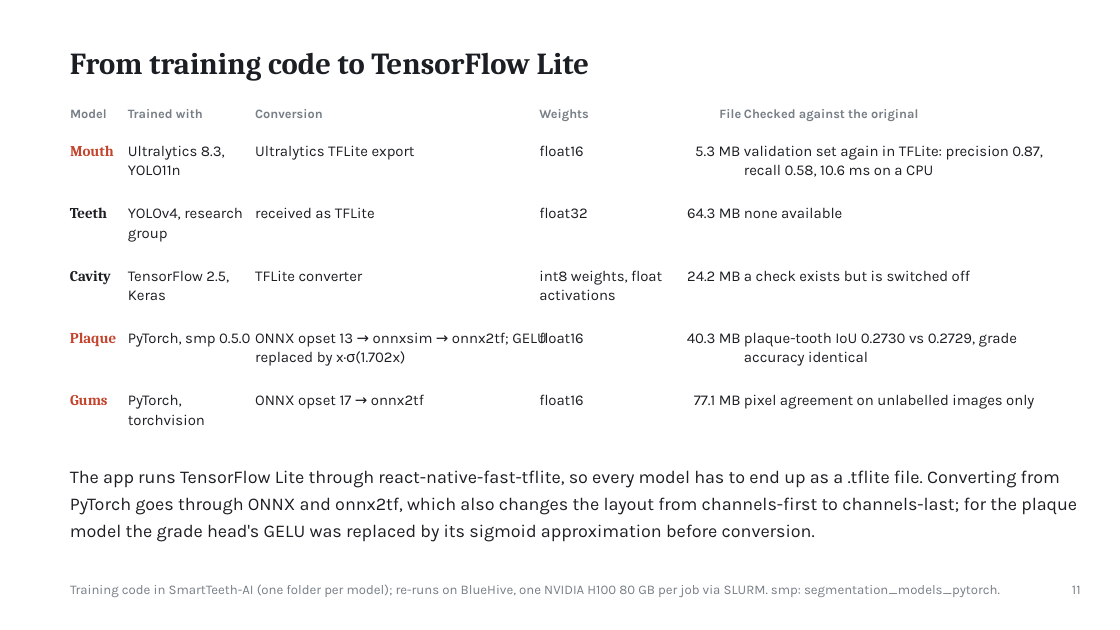
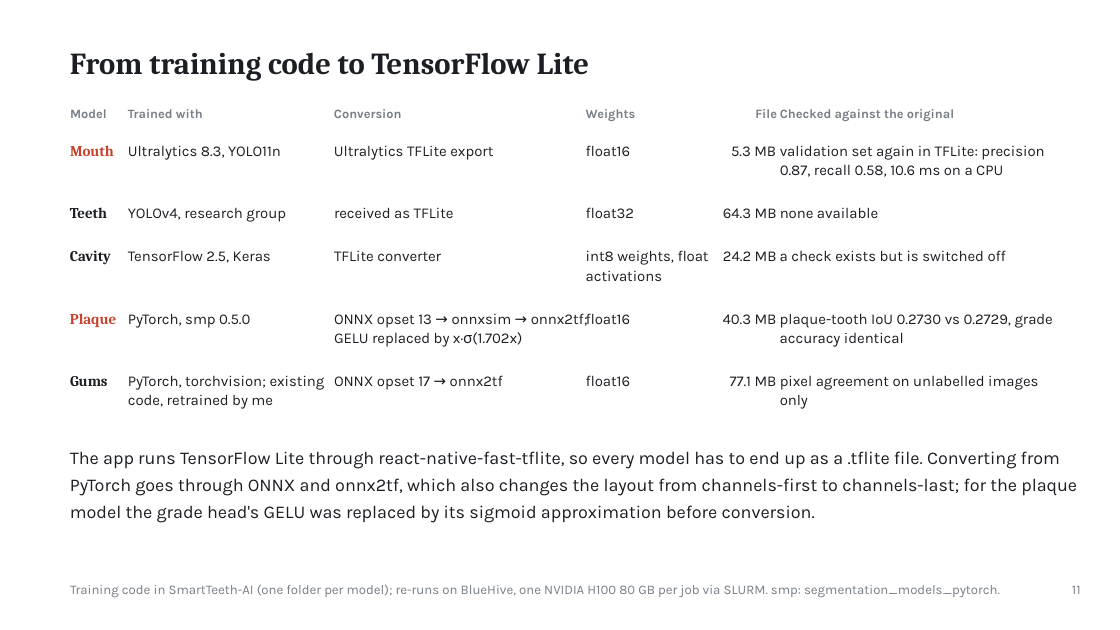
Before and after one commit to ertugrul-senturk/interactive-slides, a slide deck: slide 22 of public/decks/2026-11-smart-teeth.pptx. Drawn at 1120x630 pixels with LibreOffice and Linux fonts; fonts in the diff are those of the drawing; background and template pictures are left out. Boxes give left, top, right and bottom in pixels: in the first picture for what was removed or moved away, otherwise in the second. Text is boxed around its words. In the diff, an @@ line names an element or a change of style, - is before the commit and + after.

```diff
--- a/public/decks/2026-11-smart-teeth.pptx
+++ b/public/decks/2026-11-smart-teeth.pptx
@@ text "Ultralytics 8.3, YOLO11n" rewrapped from box(128, 145, 225, 175) to box(128, 145, 281, 160) @@
@@ 5 texts: place and size @@
-5 texts at box(687, 109, 918, 218)
+5 texts at box(723, 109, 954, 218)
@@ text "validation set again in TFLite: ..." rewrapped from box(744, 145, 1043, 177) to box(780, 145, 1044, 177) @@
@@ text "YOLOv4, research group" rewrapped from box(128, 208, 243, 242) to box(128, 208, 286, 222) @@
@@ 3 texts: place and size @@
-3 texts at box(255, 109, 415, 218)
+3 texts at box(334, 109, 493, 218)
@@ 3 texts: place and size @@
-3 texts at box(539, 109, 589, 218)
+3 texts at box(586, 109, 636, 218)
@@ text "TensorFlow 2.5, Keras" rewrapped from box(128, 271, 229, 300) to box(128, 251, 271, 263) @@
@@ text "TFLite converter": place and size @@
-text "TFLite converter" at box(255, 270, 363, 281)
+text "TFLite converter" at box(334, 251, 441, 261)
@@ text "ONNX opset 13 → onnxsim ..." rewrapped from box(255, 332, 547, 366) to box(334, 313, 588, 347) @@
@@ 5 texts: place and size @@
-5 texts at box(687, 270, 1017, 405)
+5 texts at box(723, 250, 1053, 386)
@@ text "Gums" at box(70, 376, 108, 386): text colour #C4432C to #1B1E22 @@
@@ text at box(128, 375, 325, 409): text changed @@
-PyTorch,
-torchvision
+PyTorch, torchvision; existing
+code, retrained by me
@@ text "ONNX opset 17 → onnx2tf": place and size @@
-text "ONNX opset 17 → onnx2tf" at box(255, 394, 424, 409)
+text "ONNX opset 17 → onnx2tf" at box(334, 375, 503, 390)
@@ 3 texts: place and size @@
-3 texts at box(539, 270, 662, 405)
+3 texts at box(586, 250, 709, 386)
@@ text "pixel agreement on unlabelled images ..." rewrapped from box(744, 394, 1034, 409) to box(780, 375, 1038, 409) @@
@@ 5 texts: place and size @@
-5 texts at box(70, 270, 1017, 542)
+5 texts at box(70, 250, 1017, 523)
```
Also in this commit, not shown: 8 other slides changed, 6 other files.
